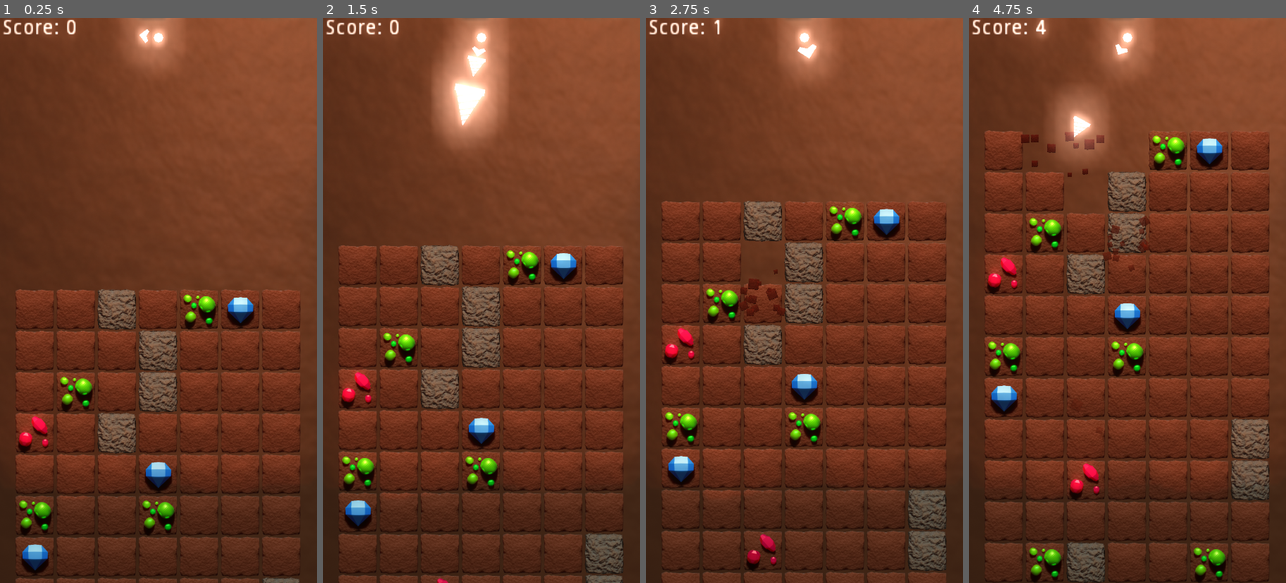
Above: before the commit, frames 1-4 (left to right).
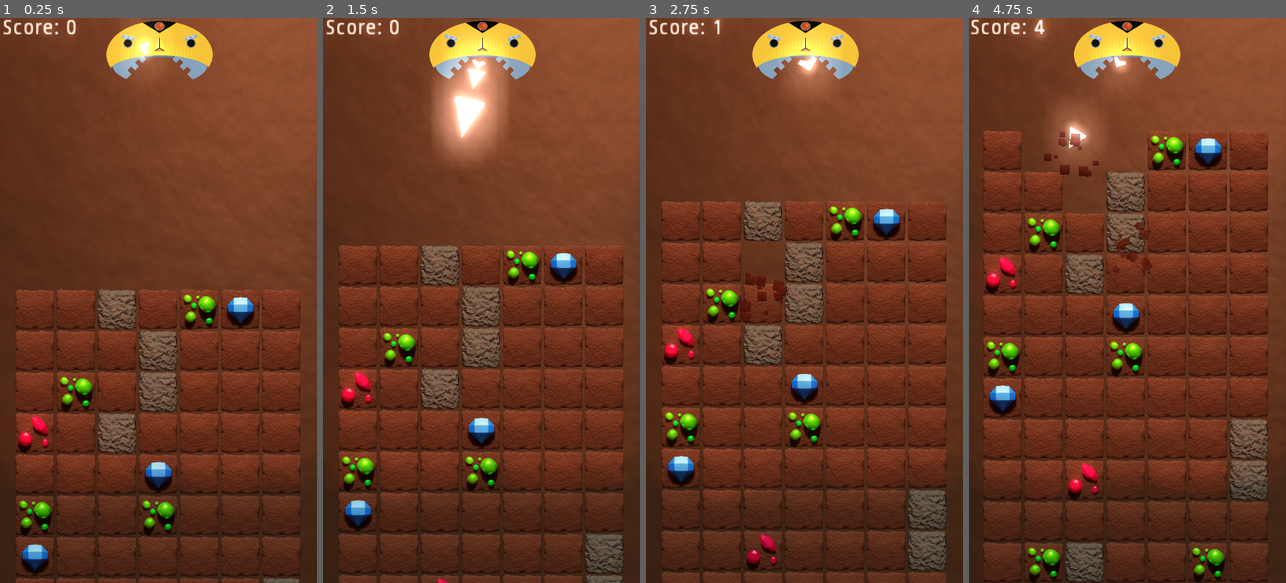
Above: after the commit, the same moments.

Repository: Maxic/arcade
Game: Godot game, scene res://main.tscn
Same seed, same stepped clock (60 frames per second), same inputs: the game is played once before the commit and once after it.
Inputs (mouse positions are in pixels of both pictures, inside the frame that each line leads up to):
- Up to frame 1 (0.25 s): no input
- Up to frame 2 (1.5 s): move the mouse to (551, 272) at 0.52 s; press the mouse at (551, 272) at 0.53 s; move the mouse to (418, 328) at 1.27 s; release the mouse at (418, 328) at 1.28 s; click (418, 328) at 1.35 s
- Up to frame 3 (2.75 s): move the mouse to (836, 176) at 2.02 s; press the mouse at (836, 176) at 2.03 s
- Up to frame 4 (4.75 s): move the mouse to (1111, 413) at 2.77 s; release the mouse at (1111, 413) at 2.78 s; click (1111, 413) at 2.85 s; move the mouse to (1222, 385) at 3.52 s; press the mouse at (1222, 385) at 3.53 s; move the mouse to (1032, 215) at 4.27 s; release the mouse at (1032, 215) at 4.28 s; click (1032, 215) at 4.35 s

The runs differ from the first frame. In frame 1, 2.4% of the frame differs, in the area x 33-68%, y 0-11%; in frame 2, 4.2%; in frame 3, 3.0%; in frame 4, 10%, in the area x 0-95%, y 0-100%.

Commit message:
Bot head and body

Diff:
--- a/scenes/bot.tscn
+++ b/scenes/bot.tscn
@@ -1,13 +1,21 @@
-[gd_scene load_steps=5 format=2]
+[gd_scene load_steps=6 format=2]
 
 [ext_resource path="res://script/drill_orbit.gd" type="Script" id=1]
 [ext_resource path="res://assets/ship_D.png" type="Texture" id=2]
-[ext_resource path="res://assets/meteor_small.png" type="Texture" id=3]
+[ext_resource path="res://assets/robot.png" type="Texture" id=3]
 [ext_resource path="res://script/bot.gd" type="Script" id=4]
+[ext_resource path="res://assets/robody.png" type="Texture" id=5]
 
-[node name="bot" type="Sprite"]
+[node name="head" type="Sprite"]
+light_mask = 2
+position = Vector2( 0, 1 )
 texture = ExtResource( 3 )
 script = ExtResource( 4 )
+
+[node name="body" type="Sprite" parent="."]
+position = Vector2( 0, -80 )
+z_index = -1
+texture = ExtResource( 5 )
 
 [node name="drill_orbit" type="Node2D" parent="."]
 script = ExtResource( 1 )
--- a/script/bot.gd
+++ b/script/bot.gd
@@ -5,7 +5,7 @@
 
 func _ready():
 	var x_pos = get_viewport().size.x / 2
-	var y_pos = get_viewport().size.y / 25
+	var y_pos = get_viewport().size.y / 16
 	global_position = Vector2(x_pos, y_pos)
 
 func _physics_process(delta):
Binary file added: assets/robody.png
Not shown, added: assets/robody.png.import
